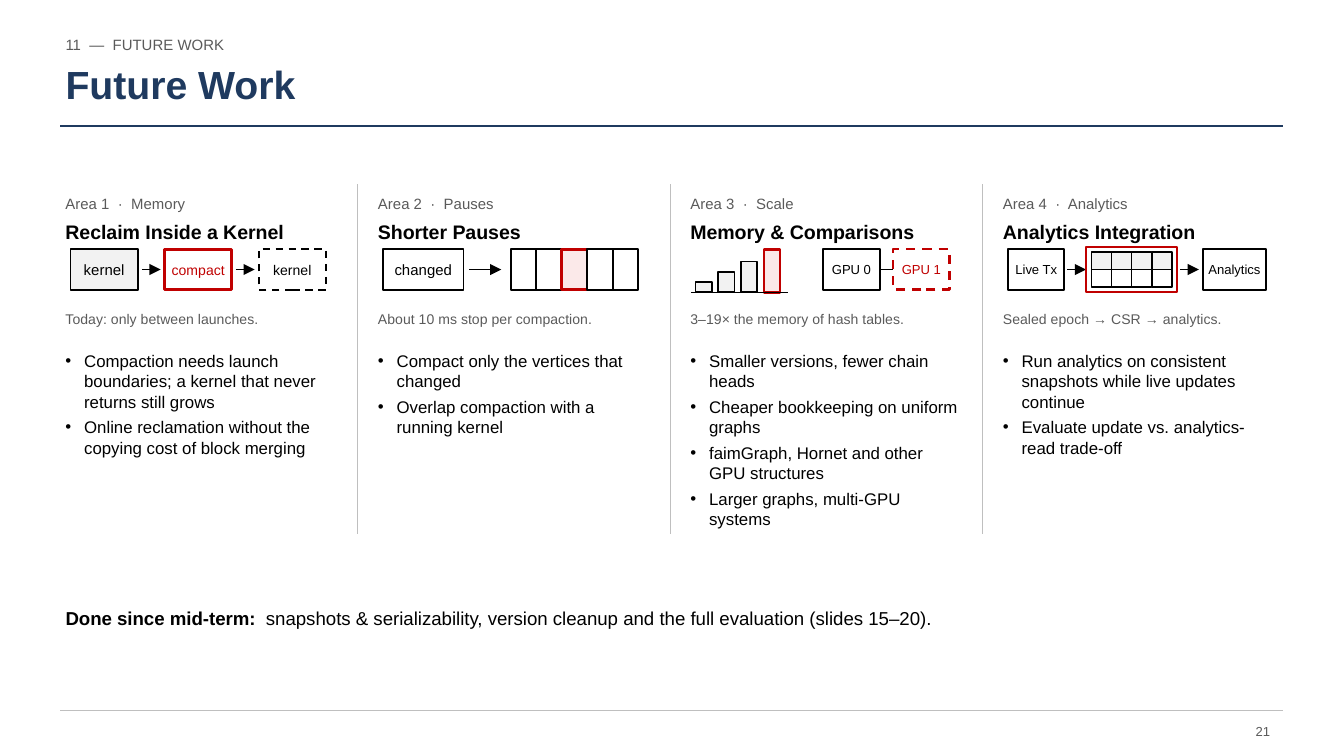
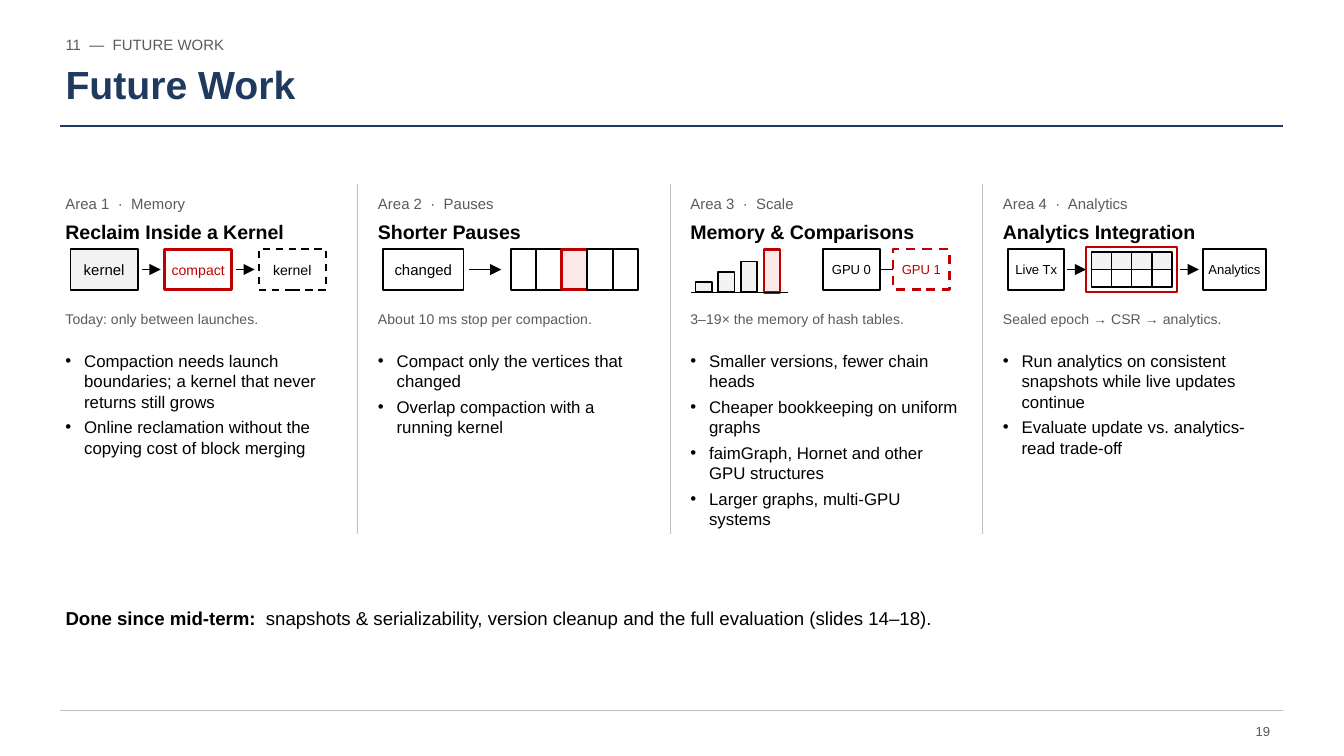
Before and after one commit to Ep1cGaimer/GTX-GPU, a slide deck: slide 20 of ppt/RM Presentation EndSem.pptx (slide 22 before the commit). Drawn at 1344x756 pixels with LibreOffice and Linux fonts; fonts in the diff are those of the drawing. Boxes give left, top, right and bottom in pixels: in the first picture for what was removed or moved away, otherwise in the second. Text is boxed around its words. In the diff, an @@ line names an element or a change of style, - is before the commit and + after.

```diff
--- a/ppt/RM Presentation EndSem.pptx
+++ b/ppt/RM Presentation EndSem.pptx
@@ text at (x1=66, y1=611, x2=931, y2=629): text changed @@
-Done since mid-term: snapshots & serializability, version cleanup and the full evaluation (slides 15–20).
+Done since mid-term: snapshots & serializability, version cleanup and the full evaluation (slides 14–18).
@@ text at (x1=1256, y1=727, x2=1270, y2=736): text changed @@
-21
+19
```
Also in this commit, not shown: 16 other slides changed, 2 slides removed, 1 other file.
